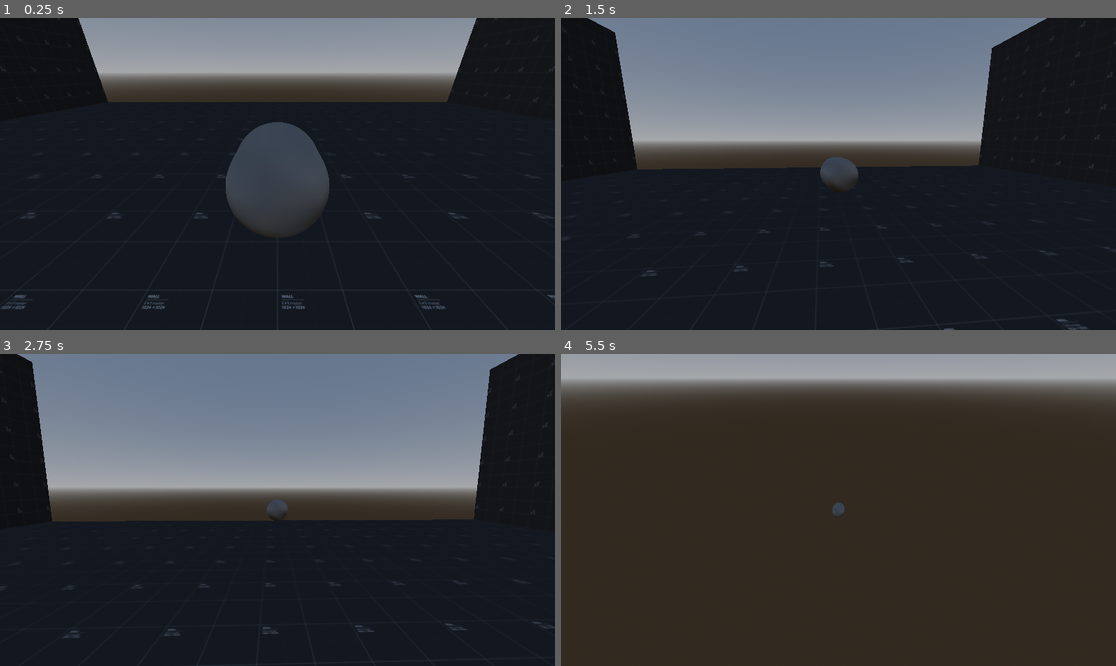
Above: before the commit, frames 1-4 (two rows, left to right).
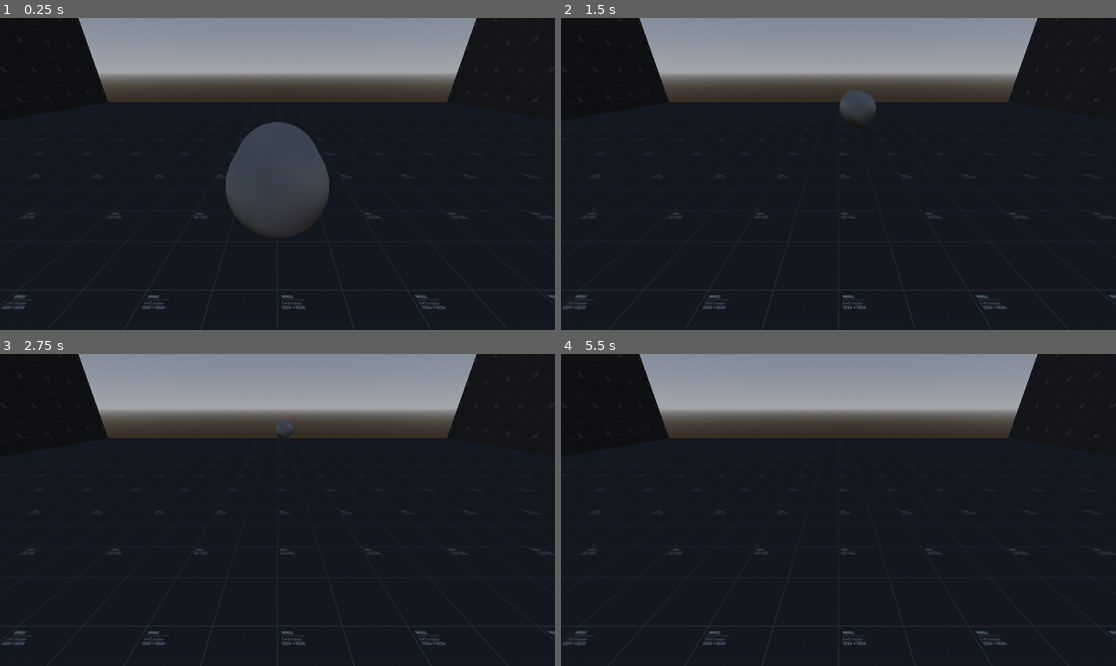
Above: after the commit, the same moments.

Repository: jamethy/fish-4
Game: Godot game, scene res://Scenes/test-scene.tscn
Same seed, same stepped clock (60 frames per second), same inputs: the game is played once before the commit and once after it.
Inputs (mouse positions are in pixels of both pictures, inside the frame that each line leads up to):
- Up to frame 1 (0.25 s): no input
- Up to frame 2 (1.5 s): tap Enter (ui_accept) at 0.5, 0.77 s; move the mouse to (866, 174) at 0.52 s; hold W (Forward) from 0.53 s (still down); tap Space (Burst) at 0.6, 1.35 s; move the mouse to (810, 174) at 1.27 s
- Up to frame 3 (2.75 s): keep holding W (Forward); tap Enter (ui_accept) at 1.52 s; move the mouse to (288, 503) at 2.02 s; tap Space (Burst) at 2.1 s
- Up to frame 4 (5.5 s): keep holding W (Forward); move the mouse to (832, 516) at 2.77 s; tap Space (Burst) every 0.75 s from 2.85 to 5.1 s; tap Enter (ui_accept) at 3.02, 3.77, 4.52 s; move the mouse to (877, 513) at 3.52 s; move the mouse to (794, 506) at 4.27 s; move the mouse to (844, 510) at 5.02 s

The runs differ from the first frame. In frame 1, less than 0.1% of the frame differs, in the area x 14-86%, y 1-44%; in frame 2, 33%; in frame 3, 43%; in frame 4, 89%, in the area x 0-100%, y 0-100%.

Commit message:
Player camera

Diff:
--- /dev/null
+++ b/Player/player_camera.tscn
@@ -0,0 +1,9 @@
+[gd_scene load_steps=2 format=3 uid="uid://de1ollje6u46c"]
+
+[ext_resource type="Script" path="res://Player/player_camera.gd" id="1_ks6y8"]
+
+[node name="Camera3D" type="Camera3D" node_paths=PackedStringArray("target")]
+transform = Transform3D(1, 0, 0, 0, 0.894427, 0.447214, 0, -0.447214, 0.894427, 0, 2, 2)
+script = ExtResource("1_ks6y8")
+target = NodePath("")
+offset = Vector3(0, 1, 2)
--- a/Scenes/test-scene.tscn
+++ b/Scenes/test-scene.tscn
@@ -2,7 +2,7 @@
 
 [ext_resource type="Texture2D" uid="uid://dafm0canr7uy2" path="res://Assets/Test Tile Textures/texture_01.svg" id="1_kua01"]
 [ext_resource type="PackedScene" uid="uid://ua1b473dkgkh" path="res://Player/player.tscn" id="2_rc6cb"]
-[ext_resource type="Script" path="res://Player/player_camera.gd" id="3_ggqbw"]
+[ext_resource type="PackedScene" uid="uid://de1ollje6u46c" path="res://Player/player_camera.tscn" id="3_ohokl"]
 
 [sub_resource type="StandardMaterial3D" id="StandardMaterial3D_28j67"]
 albedo_texture = ExtResource("1_kua01")
@@ -43,9 +43,4 @@
 [node name="WorldEnvironment" type="WorldEnvironment" parent="."]
 environment = SubResource("Environment_d1hp7")
 
-[node name="Camera3D" type="Camera3D" parent="." node_paths=PackedStringArray("target")]
-transform = Transform3D(1, 0, 0, 0, 0.894428, 0.447211, 0, -0.447211, 0.894428, 0, 1.99999, 1.99999)
-script = ExtResource("3_ggqbw")
-lerp_speed = 0.3
-target = NodePath("../Player")
-offset = Vector3(0, 1, 2)
+[node name="Camera3D" parent="." instance=ExtResource("3_ohokl")]
